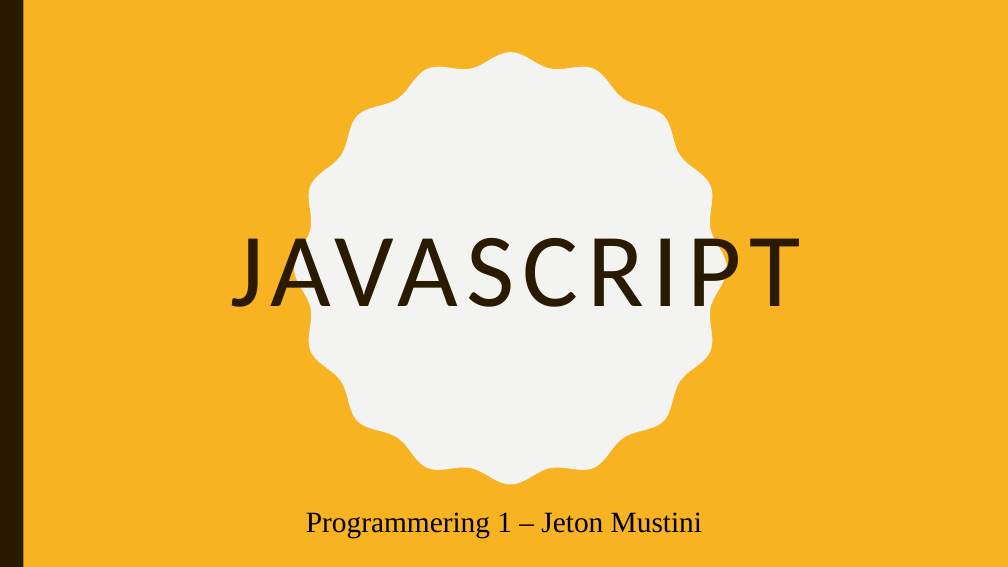
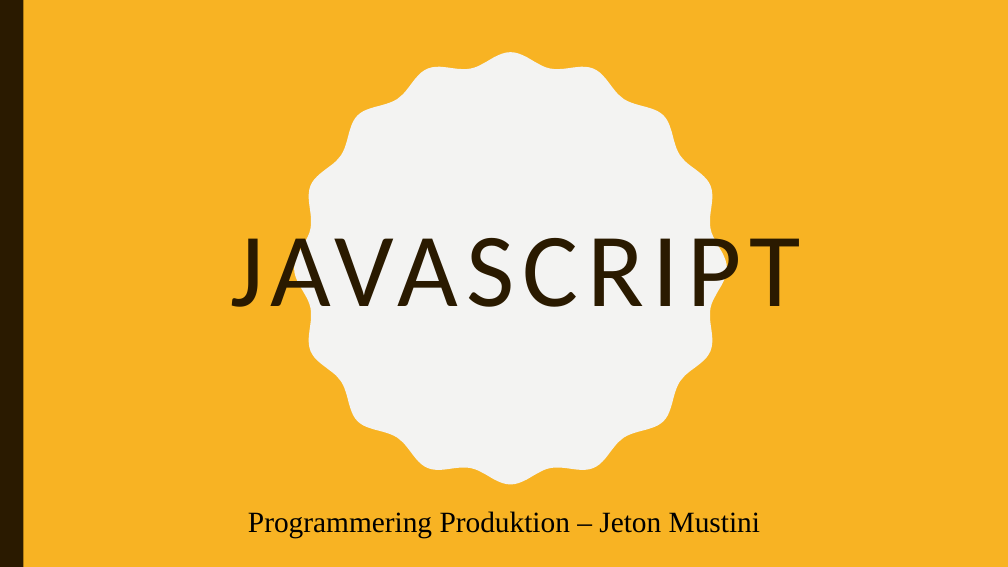
Before and after one commit to abbjetmus/programmering-produktion, a slide deck: slide 1 of Javascript/JavaScript.pptx. Drawn at 1008x567 pixels with LibreOffice and Linux fonts; fonts in the diff are those of the drawing. Boxes give left, top, right and bottom in pixels: in the first picture for what was removed or moved away, otherwise in the second. Text is boxed around its words. In the diff, an @@ line names an element or a change of style, - is before the commit and + after.

```diff
--- a/Javascript/JavaScript.pptx
+++ b/Javascript/JavaScript.pptx
@@ text at (x1=248, y1=511, x2=760, y2=539): text changed @@
-Programmering 1 – Jeton Mustini
+Programmering Produktion – Jeton Mustini
```
Also in this commit, not shown: 1 other slide changed, 3 slides removed, 6 other files.
